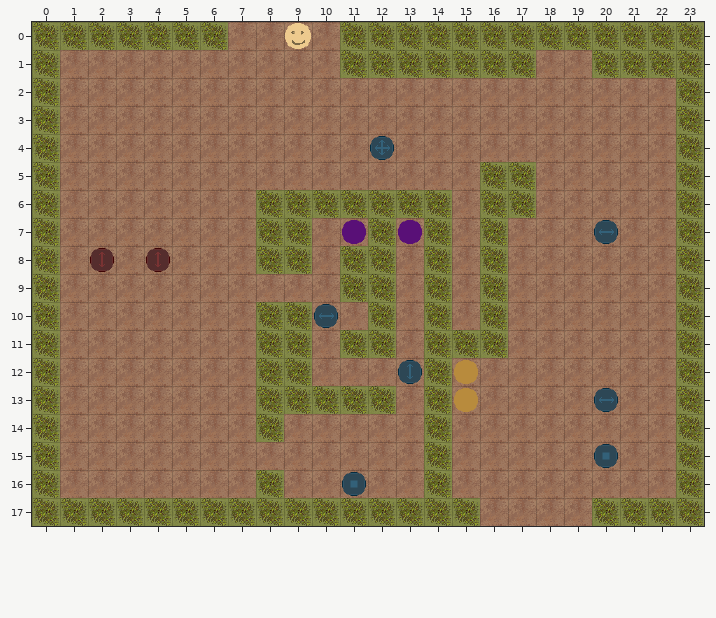
Tiled map: android/assets/maps/mapNS.tmx. Above is the file before it was changed.
Cells are 32x32 px. Shown: x 0..23, y 0..17.
After:
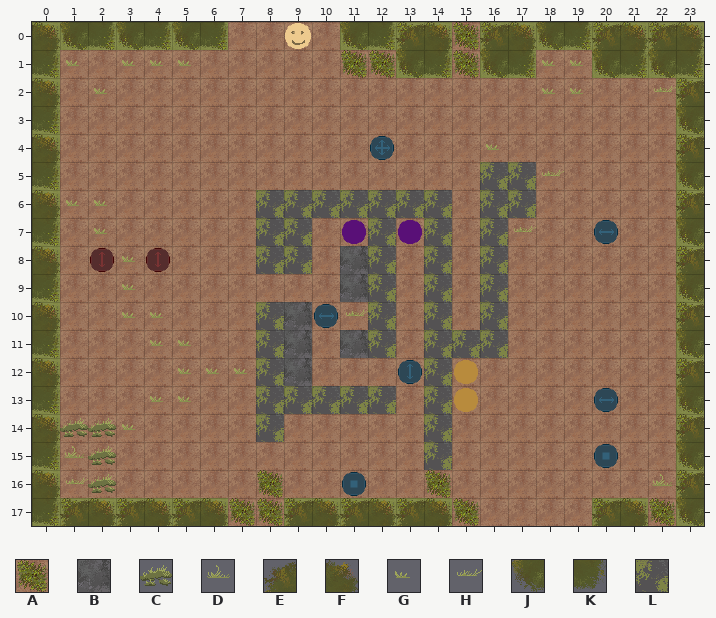
Key: from "tilset": A 16, B 19, C 20, D 21, E 22, F 23, G 24, H 25, J 26, K 27, L 32.
_ is an empty cell.
Tiles of an added or newly shown layer are drawn over the layers below it.
Changes in this commit:
{"where": "layer \"deco\" (added)"}
{"y":0,"x":0,"old":"_______","new":"FJKJKJK"}
{"y":0,"x":11,"old":"_____________","new":"JKEFAEFJKEFEF"}
{"y":1,"x":0,"old":"__","new":"KG"}
{"y":1,"x":3,"old":"___","new":"GGG"}
{"y":1,"x":11,"old":"_____________","new":"AAJKAJKGGJKJK"}
{"y":2,"x":0,"old":"_","new":"F"}
{"y":2,"x":2,"old":"_","new":"G"}
{"y":2,"x":18,"old":"__","new":"GG"}
{"y":2,"x":22,"old":"__","new":"HE"}
{"y":3,"x":0,"old":"_","new":"K"}
{"y":3,"x":23,"old":"_","new":"J"}
{"y":4,"x":0,"old":"_","new":"F"}
{"y":4,"x":16,"old":"_","new":"G"}
{"y":4,"x":23,"old":"_","new":"E"}
{"y":5,"x":0,"old":"_","new":"K"}
{"y":5,"x":16,"old":"___","new":"LLH"}
{"y":5,"x":23,"old":"_","new":"J"}
{"y":6,"x":0,"old":"___","new":"FGG"}
{"y":6,"x":8,"old":"_______","new":"LLLLLLL"}
{"y":6,"x":16,"old":"__","new":"LL"}
{"y":6,"x":23,"old":"_","new":"E"}
{"y":7,"x":0,"old":"_","new":"K"}
{"y":7,"x":2,"old":"_","new":"G"}
{"y":7,"x":8,"old":"__","new":"LL"}
{"y":7,"x":12,"old":"_","new":"L"}
{"y":7,"x":14,"old":"_","new":"L"}
{"y":7,"x":16,"old":"__","new":"LH"}
{"y":7,"x":23,"old":"_","new":"J"}
{"y":8,"x":0,"old":"_","new":"F"}
{"y":8,"x":3,"old":"_","new":"G"}
{"y":8,"x":8,"old":"__","new":"LL"}
{"y":8,"x":11,"old":"__","new":"BL"}
{"y":8,"x":14,"old":"_","new":"L"}
{"y":8,"x":16,"old":"_","new":"L"}
{"y":8,"x":23,"old":"_","new":"E"}
{"y":9,"x":0,"old":"_","new":"K"}
{"y":9,"x":3,"old":"_","new":"G"}
{"y":9,"x":11,"old":"__","new":"BL"}
{"y":9,"x":14,"old":"_","new":"L"}
{"y":9,"x":16,"old":"_","new":"L"}
{"y":9,"x":23,"old":"_","new":"J"}
{"y":10,"x":0,"old":"_","new":"F"}
{"y":10,"x":3,"old":"__","new":"GG"}
{"y":10,"x":8,"old":"__","new":"LB"}
{"y":10,"x":11,"old":"__","new":"HL"}
{"y":10,"x":14,"old":"_","new":"L"}
{"y":10,"x":16,"old":"_","new":"L"}
{"y":10,"x":23,"old":"_","new":"E"}
{"y":11,"x":0,"old":"_","new":"K"}
{"y":11,"x":4,"old":"__","new":"GG"}
{"y":11,"x":8,"old":"__","new":"LB"}
{"y":11,"x":11,"old":"__","new":"BL"}
{"y":11,"x":14,"old":"___","new":"LLL"}
{"y":11,"x":23,"old":"_","new":"J"}
{"y":12,"x":0,"old":"_","new":"F"}
{"y":12,"x":5,"old":"_____","new":"GGGLB"}
{"y":12,"x":14,"old":"_","new":"L"}
{"y":12,"x":23,"old":"_","new":"E"}
{"y":13,"x":0,"old":"_","new":"K"}
{"y":13,"x":4,"old":"__","new":"GG"}
{"y":13,"x":8,"old":"_____","new":"LLLLL"}
{"y":13,"x":14,"old":"_","new":"L"}
{"y":13,"x":23,"old":"_","new":"J"}
{"y":14,"x":0,"old":"____","new":"FCCG"}
{"y":14,"x":8,"old":"_","new":"L"}
{"y":14,"x":14,"old":"_","new":"L"}
{"y":14,"x":23,"old":"_","new":"E"}
{"y":15,"x":0,"old":"___","new":"KDC"}
{"y":15,"x":14,"old":"_","new":"L"}
{"y":15,"x":23,"old":"_","new":"J"}
{"y":16,"x":0,"old":"___","new":"FHC"}
{"y":16,"x":8,"old":"_","new":"A"}
{"y":16,"x":14,"old":"_","new":"A"}
{"y":16,"x":22,"old":"__","new":"DE"}
{"y":17,"x":0,"old":"________________","new":"KEFEFEFAAEFEFEFA"}
{"y":17,"x":20,"old":"____","new":"EFAJ"}
